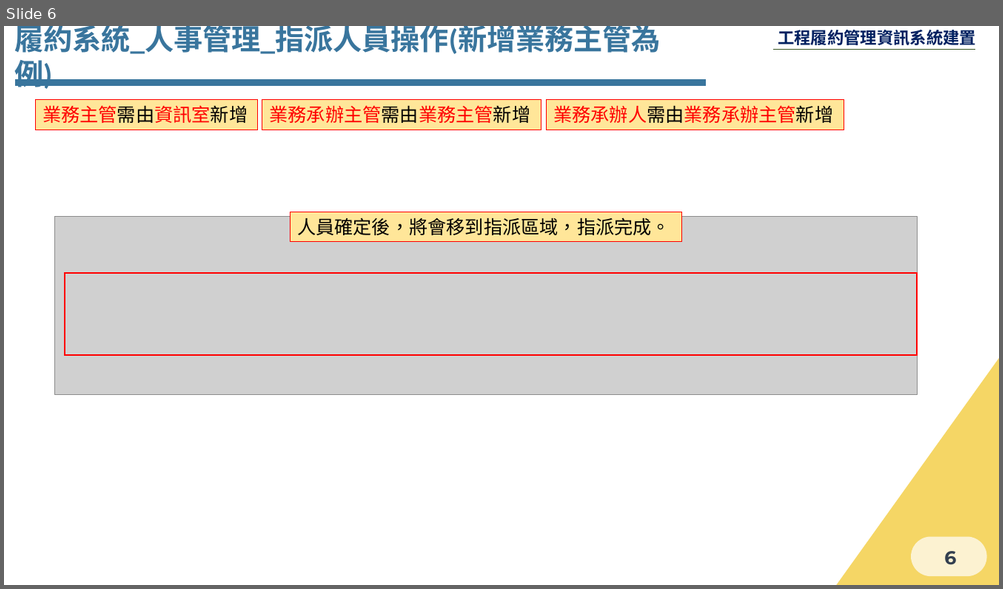
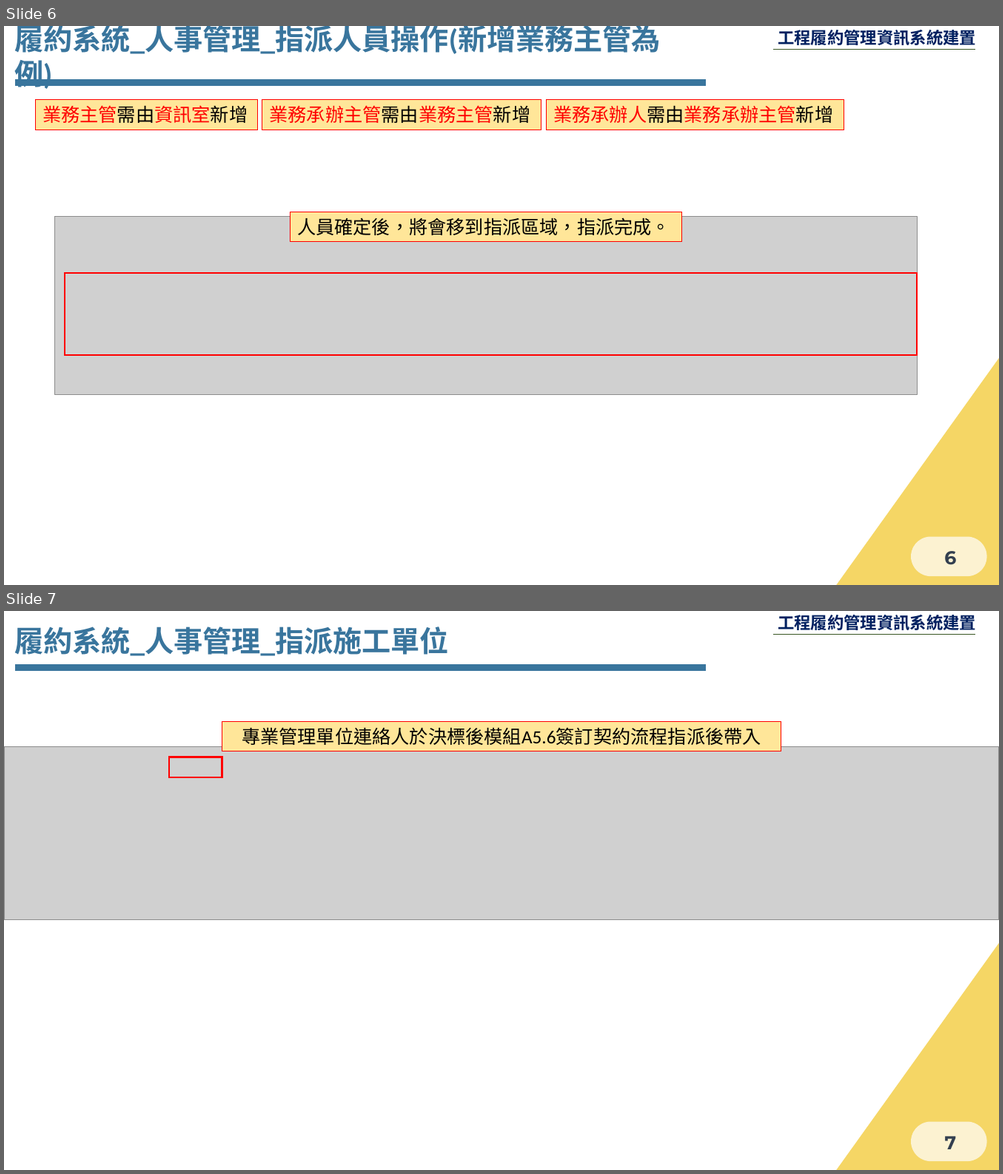
Before and after one commit to Menigo/SunriseDocument, a slide deck: 人事管理.pptx. Shown one above the other, each under a label of ours: slide 6 before the commit, slides 6 and 7 after it. The pictures are 1003x589 and 1003x1174 pixels, drawn with LibreOffice and Linux fonts; fonts in the diff are those of the drawing; grey boxes stand for pictures; background and template pictures are left out. Boxes give left, top, right and bottom in pixels: in the first picture for what was removed or moved away, otherwise in the second. Text is boxed around its words. In the diff, an @@ line names an element or a change of style, - is before the commit and + after.

```diff
--- a/人事管理.pptx
+++ b/人事管理.pptx
@@ slide 7 added at (4,611,999,1170), background #FFFFFF; not listed: 8 template elements that a slide beside it also shows @@
@@ text added at (14,627,449,656), 28 pt, text #39759D, bold @@
+履約系統_人事管理_指派施工單位
@@ line added from (15, 668) to (706, 668), #39759D 6 pt @@
@@ rectangle added at (222,721,781,752), fill #FFE699, outline #FF0000 0.75 pt, 18 pt, text #000000 @@
+專業管理單位連絡人於決標後模組A5.6簽訂契約流程指派後帶入
@@ picture added at (4,747,999,920) @@
@@ rectangle added at (169,758,222,777), outline #FF0000 1.5 pt @@
```
Also in this commit, not shown: 4 other slides added.
